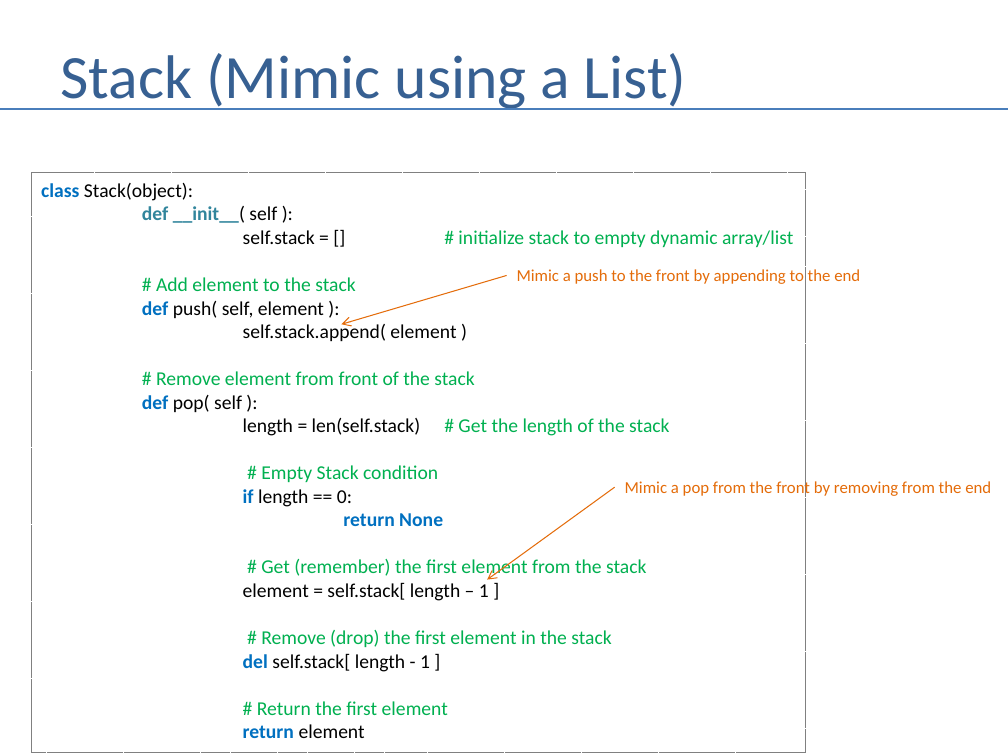
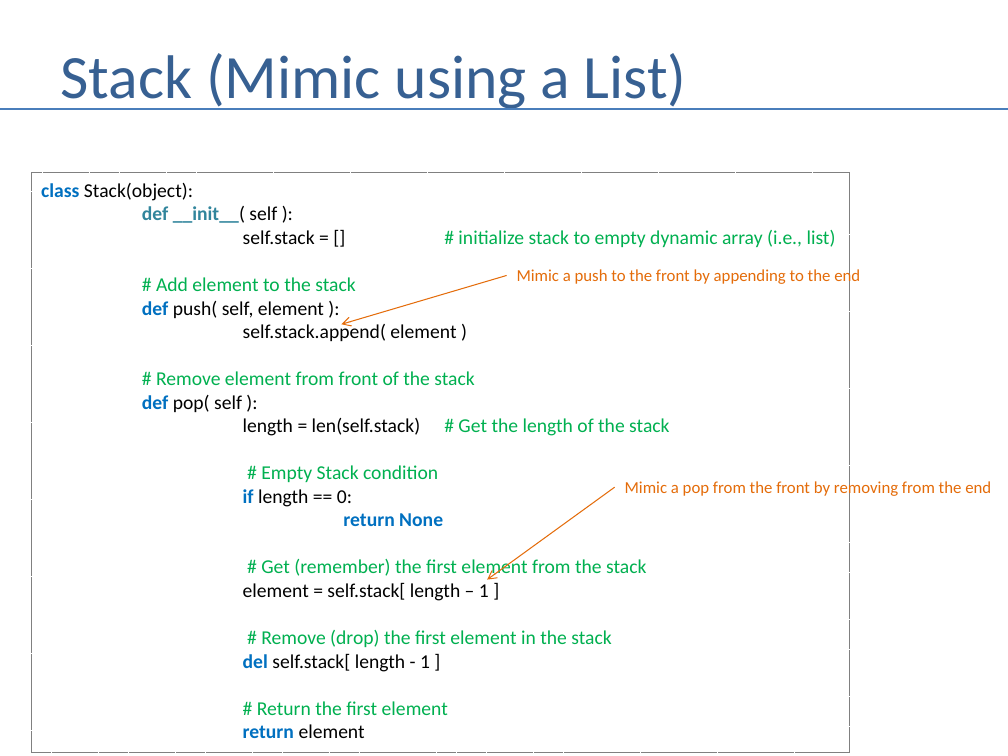
Before and after one commit to andrewferlitsch/Portland-Data-Science-Group, a slide deck: slide 25 of Presentations/Whiteboarding.pptx. Drawn at 1008x756 pixels with LibreOffice and Linux fonts; fonts in the diff are those of the drawing. Boxes give left, top, right and bottom in pixels: in the first picture for what was removed or moved away, otherwise in the second. Text is boxed around its words. In the diff, an @@ line names an element or a change of style, - is before the commit and + after.

```diff
--- a/Presentations/Whiteboarding.pptx
+++ b/Presentations/Whiteboarding.pptx
@@ rectangle "class Stack(object):": place and size @@
-rectangle "class Stack(object):" at [31,172,805,753]
+rectangle "class Stack(object):" at [31,172,850,753]
@@ text in rectangle at [243,230,836,247]: text changed @@
-self.stack = [] # initialize stack to empty dynamic array/list
+self.stack = [] # initialize stack to empty dynamic array (i.e., list)
```
Also in this commit, not shown: 10 other slides changed, 6 slides added, 1 slide removed, 4 other files.
